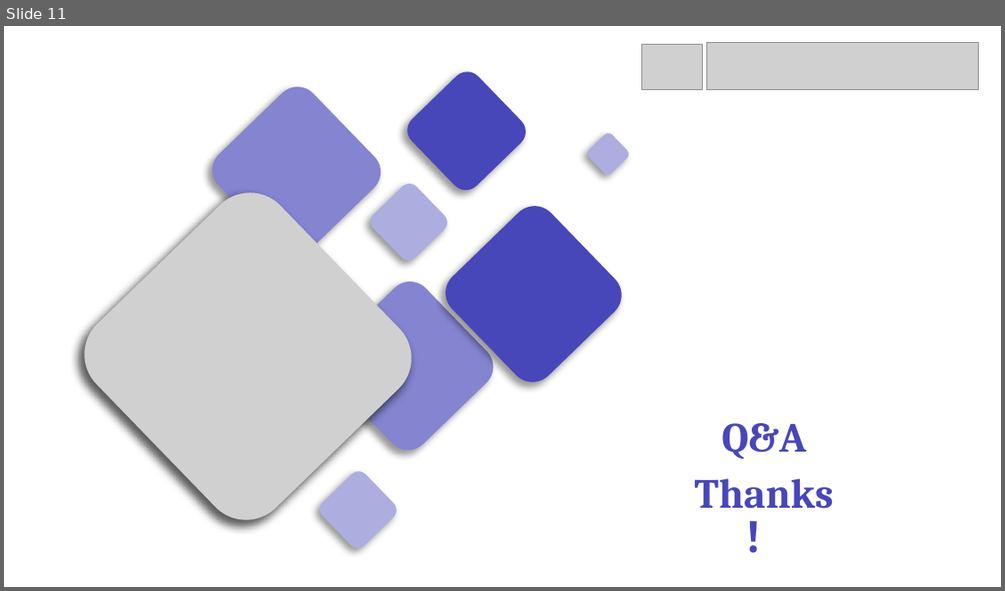
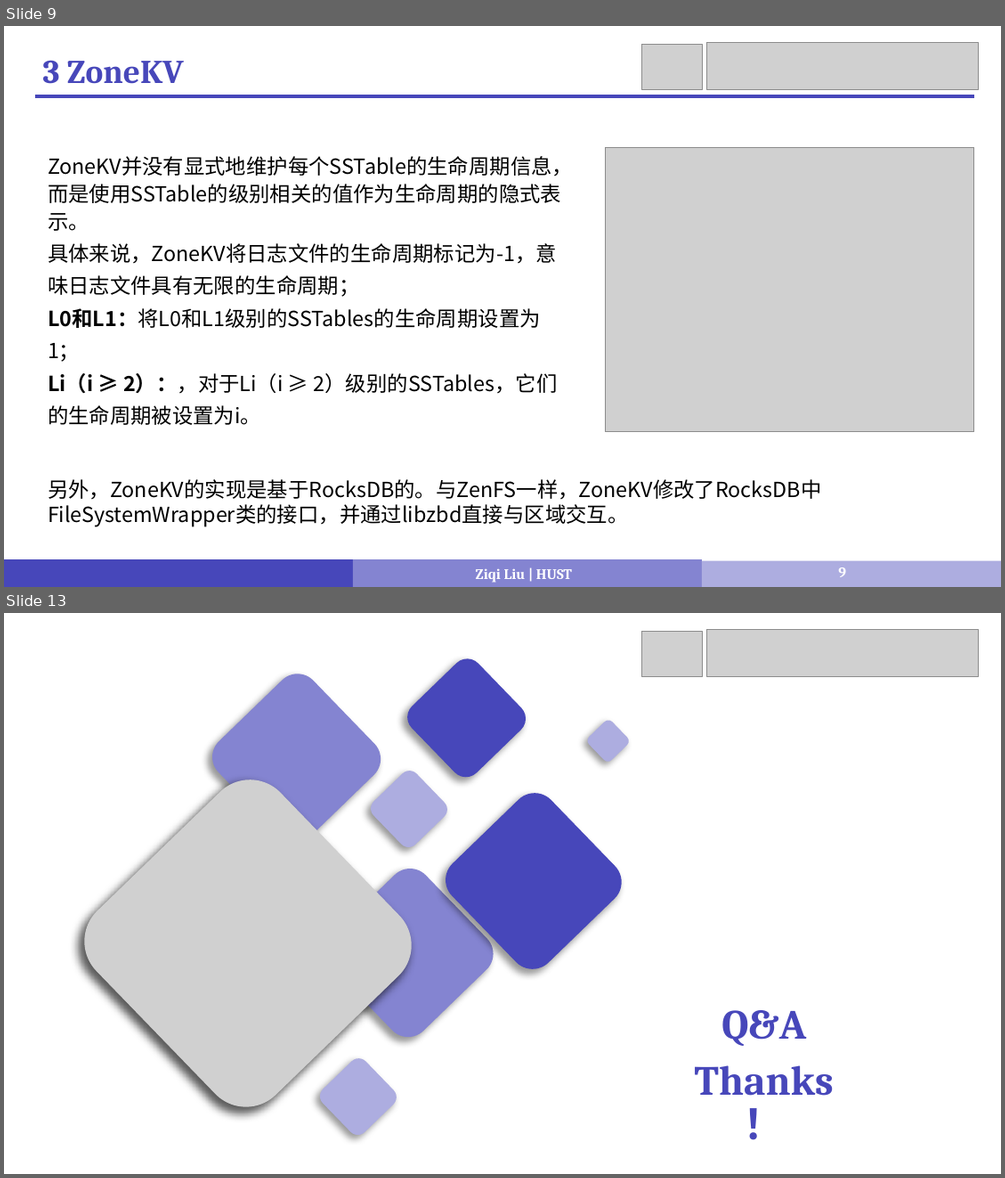
Before and after one commit to LiuziqiOvO/md, a slide deck: Paper/报告/5_ZoneKV .pptx. Shown one above the other, each under a label of ours: slide 11 before the commit, slides 9 and 13 after it; the slides between them are not shown. The pictures are 1005x591 and 1005x1178 pixels, drawn with LibreOffice and Linux fonts; fonts in the diff are those of the drawing; grey boxes stand for pictures. Boxes give left, top, right and bottom in pixels: in the first picture for what was removed or moved away, otherwise in the second. Text is boxed around its words. In the diff, an @@ line names an element or a change of style, - is before the commit and + after.

```diff
--- a/Paper/报告/5_ZoneKV .pptx
+++ b/Paper/报告/5_ZoneKV .pptx
@@ slide 9 added at (x1=4, y1=26, x2=1001, y2=587), background #FFFFFF @@
@@ picture added at (x1=642, y1=44, x2=702, y2=89) @@
@@ picture added at (x1=707, y1=42, x2=979, y2=89) @@
@@ text added at (x1=43, y1=60, x2=184, y2=84), 32 pt, text #4747BA, bold @@
+3 ZoneKV
@@ line added from (35, 96) to (975, 96), #4747BA 3 pt @@
@@ text added at (x1=48, y1=156, x2=573, y2=425), 20 pt, text #000000 @@
+ZoneKV并没有显式地维护每个SSTable的生命周期信息，而是使用SSTable的级别相关的值作为生命周期的隐式表示。
+具体来说，ZoneKV将日志文件的生命周期标记为-1，意味日志文件具有无限的生命周期；
+L0和L1：将L0和L1级别的SSTables的生命周期设置为1；
+Li（i ≥ 2）：，对于Li（i ≥ 2）级别的SSTables，它们的生命周期被设置为i。
@@ picture added at (x1=606, y1=147, x2=975, y2=431) @@
@@ text added at (x1=48, y1=479, x2=821, y2=527), 20 pt, text #000000 @@
+另外，ZoneKV的实现是基于RocksDB的。与ZenFS一样，ZoneKV修改了RocksDB中FileSystemWrapper类的接口，并通过libzbd直接与区域交互。
@@ rectangle added at (x1=4, y1=559, x2=353, y2=587), fill #4747BA @@
@@ rectangle added at (x1=353, y1=559, x2=703, y2=587), fill #8484D1 @@
@@ text added at (x1=476, y1=569, x2=572, y2=582), 14 pt, text #FFFFFF, bold @@
+Ziqi Liu | HUST
@@ rectangle added at (x1=702, y1=561, x2=1001, y2=587), fill #ADADE0 @@
@@ page number added at (x1=838, y1=567, x2=846, y2=577), 14 pt, text #FFFFFF, bold @@
+9
@@ what was slide 11 is now slide 13 @@
```
Also in this commit, not shown: 14 slides changed, 6 other slides added, 12 slides removed, 3 other files.
